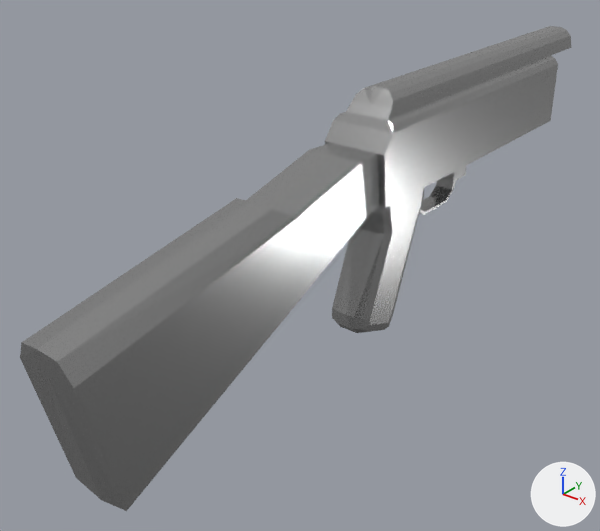
An edit to the Blender file assets/models/mox47_7.blend, drawn before and after from the same camera.
The view is the same before and after, from a camera (50 mm lens) standing at (0.288, -0.607, 0.368) and looking at (-0.031, -0.207, 0.12). The lights are fixed; the arrows at lower right show +X, +Y and +Z.
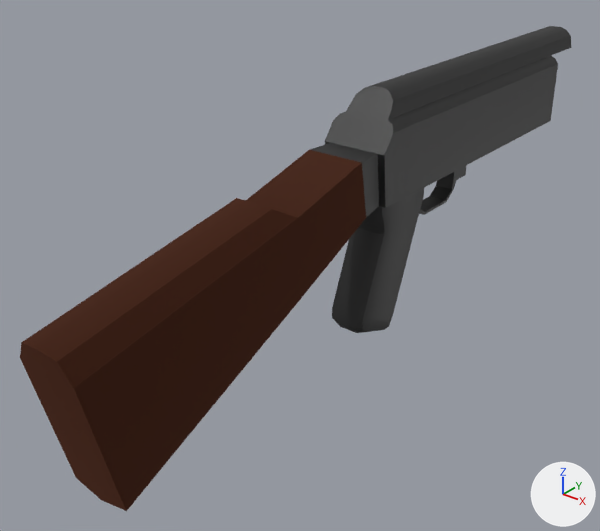
Location of each change, (x1, y1, x2, y2) in pixels of the pictures (600 x 531 px):
'Cube.001', recoloured, surface changed, shading changed: (20, 26, 571, 511) in both
part 1 of me_cube_003, shading changed: (310, 26, 571, 333) in both
part 2 of me_cube_003, recoloured (grey to brown): (20, 150, 366, 511) in both

The change, as a list of edits to the scene's bpy script:
```text
Change mat_material:
    mat_material.base_color: (0.384, 0.384, 0.384) -> (0.0796, 0.0796, 0.0796)  # grey #a7a7a7 -> dark grey #505050
    mat_material.roughness: 0.222 -> 0.595
Add mat_material_001:
    mat_material_001 = principled_material('Material.001')
    mat_material_001.base_color = (0.147, 0.0538, 0.0318)  # brown #6b4232
    mat_material_001.metallic = 1.0
    mat_material_001.roughness = 1.0
    mat_material_001.specular_ior_level = 0.0
Change me_cube_003:
    where me_cube_003.from_pydata(...)  # 195 vertices, 163 faces, 1 loose edge; spans x -0.023..0.0, y -0.433..0.108, z -0.136..0.04
    used by ob_cube_001; location = (0.0, 0.0, 0.2)
    me_cube_003 part 1: edges marked sharp go from 0 to 125
    me_cube_003 part 2: all 10 faces centred in x -0.02..-0.007, y -0.431..-0.236, z -0.094..-0.002 switch from mat_material (grey #a7a7a7) to mat_material_001 (brown #6b4232)
```
